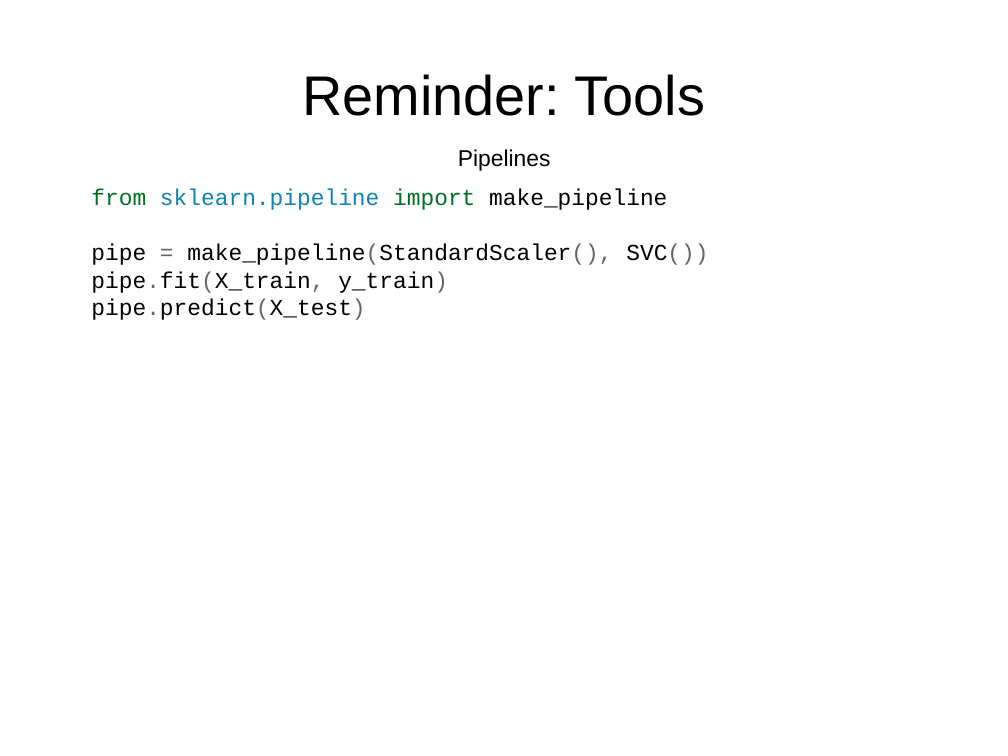
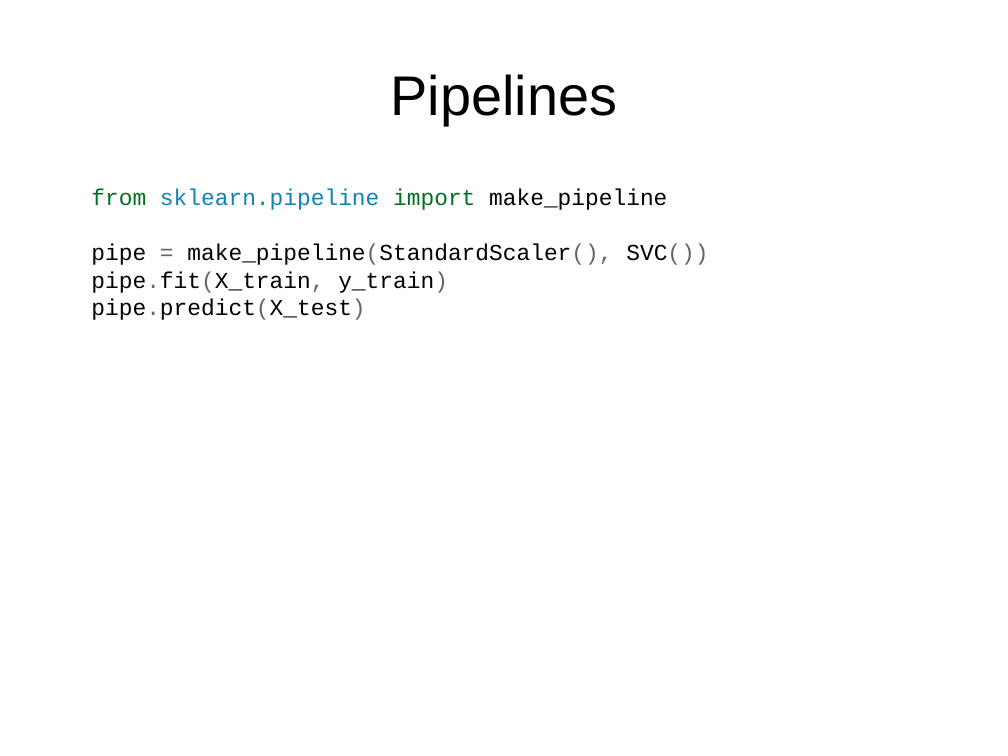
Before and after one commit to amueller/talks_odt, a slide deck: slide 21 of nyc-open-data-2015-andvanced-sklearn.odp (slide 20 before the commit). Drawn at 1008x756 pixels with LibreOffice and Linux fonts; fonts in the diff are those of the drawing. Boxes give left, top, right and bottom in pixels: in the first picture for what was removed or moved away, otherwise in the second. Text is boxed around its words. In the diff, an @@ line names an element or a change of style, - is before the commit and + after.

```diff
--- a/nyc-open-data-2015-andvanced-sklearn.odp
+++ b/nyc-open-data-2015-andvanced-sklearn.odp
@@ title "Pipelines": place and size @@
-title "Pipelines" at box(458, 149, 551, 171)
+title "Pipelines" at box(390, 74, 617, 125)
@@ title "Pipelines" at box(390, 74, 617, 125): size 18 to 44 pt; vertical alignment top to middle @@
@@ title removed at box(302, 74, 705, 116) @@
-Reminder: Tools
```
Also in this commit, not shown: 6 other slides changed, 2 slides added, 1 slide removed.
